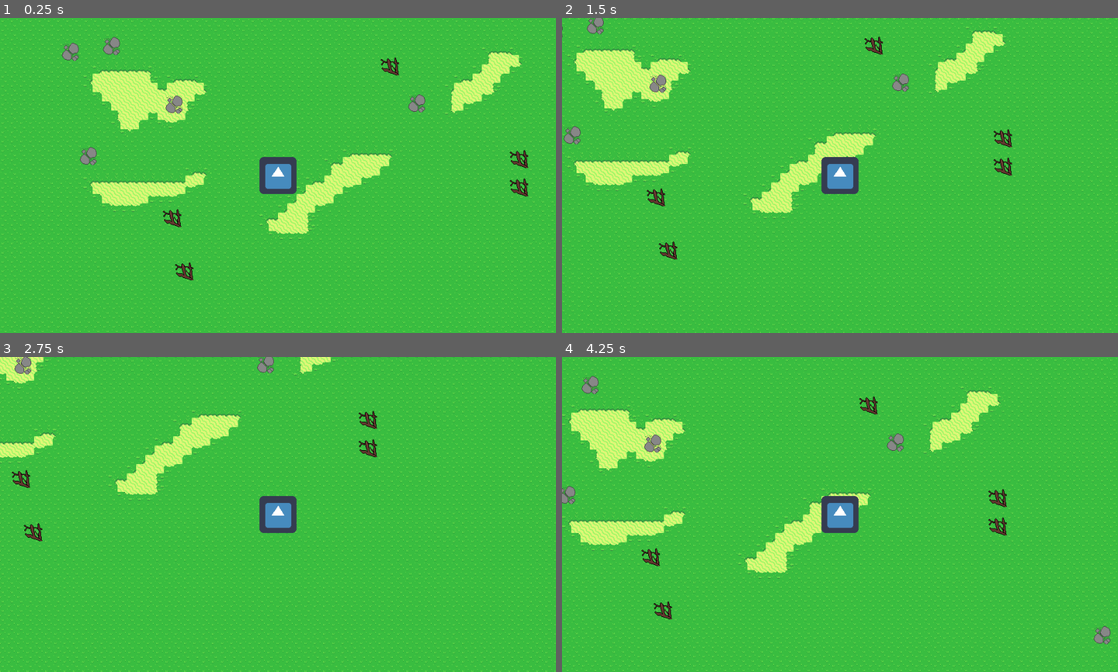
Above: before the commit, frames 1-4 (two rows, left to right).
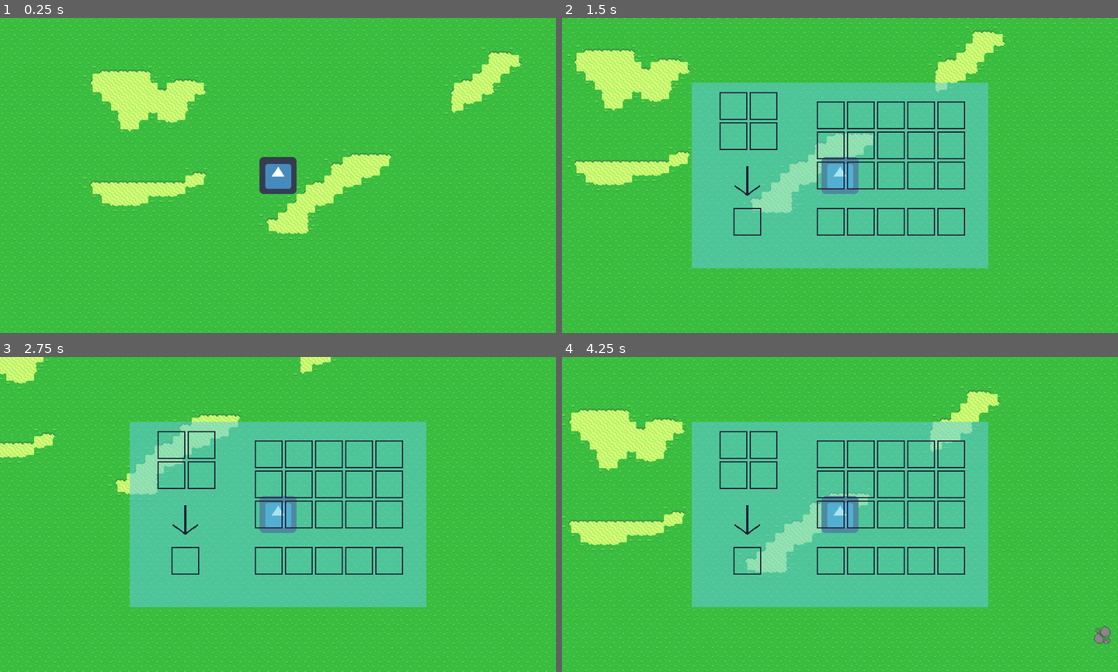
Above: after the commit, the same moments.

Repository: DobryPpz/LeftOnSite
Game: Godot game, scene res://src/Gra.tscn
Same seed, same stepped clock (60 frames per second), same inputs: the game is played once before the commit and once after it. The engine's default icon, where the game draws it, is replaced by a stand-in: a white triangle on a blue panel in a dark square.
Inputs:
- Up to frame 1 (0.25 s): no input
- Up to frame 2 (1.5 s): tap Enter at 0.5 s; hold D (right) 0.53-1.28 s; hold Q (q, bound only after the commit) 0.53-1.28 s; hold S (down) from 1.28 s (still down); tap Space (space) at 1.35 s
- Up to frame 3 (2.75 s): tap Q (q, bound only after the commit) at 1.55 s; release S (down) at 2.03 s; hold D (right) from 2.03 s (still down); hold Q (q, bound only after the commit) from 2.03 s (still down)
- Up to frame 4 (4.25 s): release D (right) at 2.78 s; release Q (q, bound only after the commit) at 2.78 s; hold W (up) 2.78-3.53 s; tap Q (q, bound only after the commit) at 2.85, 3.8 s; hold A (left) from 3.53 s (still down); hold Space (space) from 3.53 s (still down)

The runs differ from the first frame. In frame 1, 1.2% of the frame differs, in the area x 11-95%, y 5-84%; in frame 2, 32%, in the area x 0-81%, y 0-80%; in frame 3, 32%; in frame 4, 32%.

Commit message:
początek pracy nad ekwipunkiem

Diff:
--- a/pliki gry/project.godot
+++ b/pliki gry/project.godot
@@ -22,6 +22,7 @@
 [autoload]
 
 auto_load="*res://src/auto_load.gd"
+zawart_ekwipunku="*res://src/zawart_ekwipunku.gd"
 
 [display]
 
@@ -59,6 +60,11 @@
 "events": [ Object(InputEventKey,"resource_local_to_scene":false,"resource_name":"","device":0,"alt":false,"shift":false,"control":false,"meta":false,"command":false,"pressed":false,"scancode":32,"unicode":0,"echo":false,"script":null)
  ]
 }
+q={
+"deadzone": 0.5,
+"events": [ Object(InputEventKey,"resource_local_to_scene":false,"resource_name":"","device":0,"alt":false,"shift":false,"control":false,"meta":false,"command":false,"pressed":false,"scancode":81,"unicode":0,"echo":false,"script":null)
+ ]
+}
 
 [rendering]
 
--- /dev/null
+++ b/pliki gry/src/Ekwipunek.gd
@@ -0,0 +1,5 @@
+extends Node2D
+
+
+func _ready():
+	position = position + Vector2(-256,-160)
--- /dev/null
+++ b/pliki gry/src/Ekwipunek.tscn
@@ -0,0 +1,689 @@
+[gd_scene load_steps=13 format=2]
+
+[ext_resource path="res://grafika_ekwipunek/arrow.png" type="Texture" id=1]
+[ext_resource path="res://grafika_ekwipunek/okno.png" type="Texture" id=2]
+[ext_resource path="res://grafika_ekwipunek/BG.png" type="Texture" id=3]
+[ext_resource path="res://src/Ekwipunek.gd" type="Script" id=4]
+
+[sub_resource type="StyleBoxTexture" id=1]
+texture = ExtResource( 2 )
+region_rect = Rect2( 0, 0, 64, 64 )
+
+[sub_resource type="RectangleShape2D" id=4]
+extents = Vector2( 16, 16 )
+
+[sub_resource type="StyleBoxTexture" id=5]
+texture = ExtResource( 2 )
+region_rect = Rect2( 0, 0, 64, 64 )
+
+[sub_resource type="RectangleShape2D" id=6]
+extents = Vector2( 16, 16 )
+
+[sub_resource type="StyleBoxTexture" id=2]
+texture = ExtResource( 2 )
+region_rect = Rect2( 0, 0, 64, 64 )
+
+[sub_resource type="RectangleShape2D" id=7]
+extents = Vector2( 16, 16 )
+
+[sub_resource type="StyleBoxTexture" id=3]
+texture = ExtResource( 2 )
+region_rect = Rect2( 0, 0, 64, 64 )
+
+[sub_resource type="RectangleShape2D" id=8]
+extents = Vector2( 16, 16 )
+
+[node name="Ekwipunek" type="Node2D"]
+script = ExtResource( 4 )
+
+[node name="Tlo" type="TextureRect" parent="."]
+margin_right = 512.0
+margin_bottom = 320.0
+texture = ExtResource( 3 )
+__meta__ = {
+"_edit_use_anchors_": false
+}
+
+[node name="Ekwipunek_grid" type="GridContainer" parent="."]
+margin_left = 216.0
+margin_top = 32.0
+margin_right = 480.0
+margin_bottom = 240.0
+columns = 5
+__meta__ = {
+"_edit_use_anchors_": false
+}
+
+[node name="slot1" type="Panel" parent="Ekwipunek_grid"]
+margin_right = 48.0
+margin_bottom = 48.0
+rect_min_size = Vector2( 48, 48 )
+custom_styles/panel = SubResource( 1 )
+
+[node name="Area2D" type="Area2D" parent="Ekwipunek_grid/slot1"]
+
+[node name="CollisionShape2D" type="CollisionShape2D" parent="Ekwipunek_grid/slot1/Area2D"]
+position = Vector2( 24, 24 )
+shape = SubResource( 4 )
+
+[node name="Sprite" type="Sprite" parent="Ekwipunek_grid/slot1"]
+
+[node name="Label" type="Label" parent="Ekwipunek_grid/slot1"]
+margin_left = 24.0
+margin_top = 32.0
+margin_right = 48.0
+margin_bottom = 46.0
+__meta__ = {
+"_edit_use_anchors_": false
+}
+
+[node name="slot2" type="Panel" parent="Ekwipunek_grid"]
+margin_left = 52.0
+margin_right = 100.0
+margin_bottom = 48.0
+rect_min_size = Vector2( 48, 48 )
+custom_styles/panel = SubResource( 1 )
+
+[node name="Area2D" type="Area2D" parent="Ekwipunek_grid/slot2"]
+
+[node name="CollisionShape2D" type="CollisionShape2D" parent="Ekwipunek_grid/slot2/Area2D"]
+position = Vector2( 24, 24 )
+shape = SubResource( 4 )
+
+[node name="Sprite" type="Sprite" parent="Ekwipunek_grid/slot2"]
+
+[node name="Label" type="Label" parent="Ekwipunek_grid/slot2"]
+margin_left = 24.0
+margin_top = 32.0
+margin_right = 48.0
+margin_bottom = 46.0
+__meta__ = {
+"_edit_use_anchors_": false
+}
+
+[node name="slot3" type="Panel" parent="Ekwipunek_grid"]
+margin_left = 104.0
+margin_right = 152.0
+margin_bottom = 48.0
+rect_min_size = Vector2( 48, 48 )
+custom_styles/panel = SubResource( 1 )
+
+[node name="Area2D" type="Area2D" parent="Ekwipunek_grid/slot3"]
+
+[node name="CollisionShape2D" type="CollisionShape2D" parent="Ekwipunek_grid/slot3/Area2D"]
+position = Vector2( 24, 24 )
+shape = SubResource( 4 )
+
+[node name="Sprite" type="Sprite" parent="Ekwipunek_grid/slot3"]
+
+[node name="Label" type="Label" parent="Ekwipunek_grid/slot3"]
+margin_left = 24.0
+margin_top = 32.0
+margin_right = 48.0
+margin_bottom = 46.0
+__meta__ = {
+"_edit_use_anchors_": false
+}
+
+[node name="slot4" type="Panel" parent="Ekwipunek_grid"]
+margin_left = 156.0
+margin_right = 204.0
+margin_bottom = 48.0
+rect_min_size = Vector2( 48, 48 )
+custom_styles/panel = SubResource( 1 )
+
+[node name="Area2D" type="Area2D" parent="Ekwipunek_grid/slot4"]
+
+[node name="CollisionShape2D" type="CollisionShape2D" parent="Ekwipunek_grid/slot4/Area2D"]
+position = Vector2( 24, 24 )
+shape = SubResource( 4 )
+
+[node name="Sprite" type="Sprite" parent="Ekwipunek_grid/slot4"]
+
+[node name="Label" type="Label" parent="Ekwipunek_grid/slot4"]
+margin_left = 24.0
+margin_top = 32.0
+margin_right = 48.0
+margin_bottom = 46.0
+__meta__ = {
+"_edit_use_anchors_": false
+}
+
+[node name="slot5" type="Panel" parent="Ekwipunek_grid"]
+margin_left = 208.0
+margin_right = 256.0
+margin_bottom = 48.0
+rect_min_size = Vector2( 48, 48 )
+custom_styles/panel = SubResource( 1 )
+
+[node name="Area2D" type="Area2D" parent="Ekwipunek_grid/slot5"]
+
+[node name="CollisionShape2D" type="CollisionShape2D" parent="Ekwipunek_grid/slot5/Area2D"]
+position = Vector2( 24, 24 )
+shape = SubResource( 4 )
+
+[node name="Sprite" type="Sprite" parent="Ekwipunek_grid/slot5"]
+
+[node name="Label" type="Label" parent="Ekwipunek_grid/slot5"]
+margin_left = 24.0
+margin_top = 32.0
+margin_right = 48.0
+margin_bottom = 46.0
+__meta__ = {
+"_edit_use_anchors_": false
+}
+
+[node name="slot6" type="Panel" parent="Ekwipunek_grid"]
+margin_top = 52.0
+margin_right = 48.0
+margin_bottom = 100.0
+rect_min_size = Vector2( 48, 48 )
+custom_styles/panel = SubResource( 1 )
+
+[node name="Area2D" type="Area2D" parent="Ekwipunek_grid/slot6"]
+
+[node name="CollisionShape2D" type="CollisionShape2D" parent="Ekwipunek_grid/slot6/Area2D"]
+position = Vector2( 24, 24 )
+shape = SubResource( 4 )
+
+[node name="Sprite" type="Sprite" parent="Ekwipunek_grid/slot6"]
+
+[node name="Label" type="Label" parent="Ekwipunek_grid/slot6"]
+margin_left = 24.0
+margin_top = 32.0
+margin_right = 48.0
+margin_bottom = 46.0
+__meta__ = {
+"_edit_use_anchors_": false
+}
+
+[node name="slot7" type="Panel" parent="Ekwipunek_grid"]
+margin_left = 52.0
+margin_top = 52.0
+margin_right = 100.0
+margin_bottom = 100.0
+rect_min_size = Vector2( 48, 48 )
+custom_styles/panel = SubResource( 1 )
+
+[node name="Area2D" type="Area2D" parent="Ekwipunek_grid/slot7"]
+
+[node name="CollisionShape2D" type="CollisionShape2D" parent="Ekwipunek_grid/slot7/Area2D"]
+position = Vector2( 24, 24 )
+shape = SubResource( 4 )
+
+[node name="Sprite" type="Sprite" parent="Ekwipunek_grid/slot7"]
+
+[node name="Label" type="Label" parent="Ekwipunek_grid/slot7"]
+margin_left = 24.0
+margin_top = 32.0
+margin_right = 48.0
+margin_bottom = 46.0
+__meta__ = {
+"_edit_use_anchors_": false
+}
+
+[node name="slot8" type="Panel" parent="Ekwipunek_grid"]
+margin_left = 104.0
+margin_top = 52.0
+margin_right = 152.0
+margin_bottom = 100.0
+rect_min_size = Vector2( 48, 48 )
+custom_styles/panel = SubResource( 1 )
+
+[node name="Area2D" type="Area2D" parent="Ekwipunek_grid/slot8"]
+
+[node name="CollisionShape2D" type="CollisionShape2D" parent="Ekwipunek_grid/slot8/Area2D"]
+position = Vector2( 24, 24 )
+shape = SubResource( 4 )
+
+[node name="Sprite" type="Sprite" parent="Ekwipunek_grid/slot8"]
+
+[node name="Label" type="Label" parent="Ekwipunek_grid/slot8"]
+margin_left = 24.0
+margin_top = 32.0
+margin_right = 48.0
+margin_bottom = 46.0
+__meta__ = {
+"_edit_use_anchors_": false
+}
+
+[node name="slot9" type="Panel" parent="Ekwipunek_grid"]
+margin_left = 156.0
+margin_top = 52.0
+margin_right = 204.0
+margin_bottom = 100.0
+rect_min_size = Vector2( 48, 48 )
+custom_styles/panel = SubResource( 1 )
+
+[node name="Area2D" type="Area2D" parent="Ekwipunek_grid/slot9"]
+
+[node name="CollisionShape2D" type="CollisionShape2D" parent="Ekwipunek_grid/slot9/Area2D"]
+position = Vector2( 24, 24 )
+shape = SubResource( 4 )
+
+[node name="Sprite" type="Sprite" parent="Ekwipunek_grid/slot9"]
+
+[node name="Label" type="Label" parent="Ekwipunek_grid/slot9"]
+margin_left = 24.0
+margin_top = 32.0
+margin_right = 48.0
+margin_bottom = 46.0
+__meta__ = {
+"_edit_use_anchors_": false
+}
+
+[node name="slot10" type="Panel" parent="Ekwipunek_grid"]
+margin_left = 208.0
+margin_top = 52.0
+margin_right = 256.0
+margin_bottom = 100.0
+rect_min_size = Vector2( 48, 48 )
+custom_styles/panel = SubResource( 1 )
+
+[node name="Area2D" type="Area2D" parent="Ekwipunek_grid/slot10"]
+
+[node name="CollisionShape2D" type="CollisionShape2D" parent="Ekwipunek_grid/slot10/Area2D"]
+position = Vector2( 24, 24 )
+shape = SubResource( 4 )
+
+[node name="Sprite" type="Sprite" parent="Ekwipunek_grid/slot10"]
+
+[node name="Label" type="Label" parent="Ekwipunek_grid/slot10"]
+margin_left = 24.0
+margin_top = 32.0
+margin_right = 48.0
+margin_bottom = 46.0
+__meta__ = {
+"_edit_use_anchors_": false
+}
+
+[node name="slot11" type="Panel" parent="Ekwipunek_grid"]
+margin_top = 104.0
+margin_right = 48.0
+margin_bottom = 152.0
+rect_min_size = Vector2( 48, 48 )
+custom_styles/panel = SubResource( 1 )
+
+[node name="Area2D" type="Area2D" parent="Ekwipunek_grid/slot11"]
+
+[node name="CollisionShape2D" type="CollisionShape2D" parent="Ekwipunek_grid/slot11/Area2D"]
+position = Vector2( 24, 24 )
+shape = SubResource( 4 )
+
+[node name="Sprite" type="Sprite" parent="Ekwipunek_grid/slot11"]
+
+[node name="Label" type="Label" parent="Ekwipunek_grid/slot11"]
+margin_left = 24.0
+margin_top = 32.0
+margin_right = 48.0
+margin_bottom = 46.0
+__meta__ = {
+"_edit_use_anchors_": false
+}
+
+[node name="slot12" type="Panel" parent="Ekwipunek_grid"]
+margin_left = 52.0
+margin_top = 104.0
+margin_right = 100.0
+margin_bottom = 152.0
+rect_min_size = Vector2( 48, 48 )
+custom_styles/panel = SubResource( 1 )
+
+[node name="Area2D" type="Area2D" parent="Ekwipunek_grid/slot12"]
+
+[node name="CollisionShape2D" type="CollisionShape2D" parent="Ekwipunek_grid/slot12/Area2D"]
+position = Vector2( 24, 24 )
+shape = SubResource( 4 )
+
+[node name="Sprite" type="Sprite" parent="Ekwipunek_grid/slot12"]
+
+[node name="Label" type="Label" parent="Ekwipunek_grid/slot12"]
+margin_left = 24.0
+margin_top = 32.0
+margin_right = 48.0
+margin_bottom = 46.0
+__meta__ = {
+"_edit_use_anchors_": false
+}
+
+[node name="slot13" type="Panel" parent="Ekwipunek_grid"]
+margin_left = 104.0
+margin_top = 104.0
+margin_right = 152.0
+margin_bottom = 152.0
+rect_min_size = Vector2( 48, 48 )
+custom_styles/panel = SubResource( 1 )
+
+[node name="Area2D" type="Area2D" parent="Ekwipunek_grid/slot13"]
+
+[node name="CollisionShape2D" type="CollisionShape2D" parent="Ekwipunek_grid/slot13/Area2D"]
+position = Vector2( 24, 24 )
+shape = SubResource( 4 )
+
+[node name="Sprite" type="Sprite" parent="Ekwipunek_grid/slot13"]
+
+[node name="Label" type="Label" parent="Ekwipunek_grid/slot13"]
+margin_left = 24.0
+margin_top = 32.0
+margin_right = 48.0
+margin_bottom = 46.0
+__meta__ = {
+"_edit_use_anchors_": false
+}
+
+[node name="slot14" type="Panel" parent="Ekwipunek_grid"]
+margin_left = 156.0
+margin_top = 104.0
+margin_right = 204.0
+margin_bottom = 152.0
+rect_min_size = Vector2( 48, 48 )
+custom_styles/panel = SubResource( 1 )
+
+[node name="Area2D" type="Area2D" parent="Ekwipunek_grid/slot14"]
+
+[node name="CollisionShape2D" type="CollisionShape2D" parent="Ekwipunek_grid/slot14/Area2D"]
+position = Vector2( 24, 24 )
+shape = SubResource( 4 )
+
+[node name="Sprite" type="Sprite" parent="Ekwipunek_grid/slot14"]
+
+[node name="Label" type="Label" parent="Ekwipunek_grid/slot14"]
+margin_left = 24.0
+margin_top = 32.0
+margin_right = 48.0
+margin_bottom = 46.0
+__meta__ = {
+"_edit_use_anchors_": false
+}
+
+[node name="slot15" type="Panel" parent="Ekwipunek_grid"]
+margin_left = 208.0
+margin_top = 104.0
+margin_right = 256.0
+margin_bottom = 152.0
+rect_min_size = Vector2( 48, 48 )
+custom_styles/panel = SubResource( 1 )
+
+[node name="Area2D" type="Area2D" parent="Ekwipunek_grid/slot15"]
+
+[node name="CollisionShape2D" type="CollisionShape2D" parent="Ekwipunek_grid/slot15/Area2D"]
+position = Vector2( 24, 24 )
+shape = SubResource( 4 )
+
+[node name="Sprite" type="Sprite" parent="Ekwipunek_grid/slot15"]
+
+[node name="Label" type="Label" parent="Ekwipunek_grid/slot15"]
+margin_left = 24.0
+margin_top = 32.0
+margin_right = 48.0
+margin_bottom = 46.0
+__meta__ = {
+"_edit_use_anchors_": false
+}
+
+[node name="Pasek_grid" type="GridContainer" parent="."]
+margin_left = 216.0
+margin_top = 216.0
+margin_right = 504.0
+margin_bottom = 264.0
+columns = 5
+__meta__ = {
+"_edit_use_anchors_": false
+}
+
+[node name="slot1" type="Panel" parent="Pasek_grid"]
+margin_right = 48.0
+margin_bottom = 48.0
+rect_min_size = Vector2( 48, 48 )
+custom_styles/panel = SubResource( 5 )
+
+[node name="Area2D" type="Area2D" parent="Pasek_grid/slot1"]
+
+[node name="CollisionShape2D" type="CollisionShape2D" parent="Pasek_grid/slot1/Area2D"]
+position = Vector2( 24, 24 )
+shape = SubResource( 6 )
+
+[node name="Sprite" type="Sprite" parent="Pasek_grid/slot1"]
+
+[node name="Label" type="Label" parent="Pasek_grid/slot1"]
+margin_left = 24.0
+margin_top = 32.0
+margin_right = 48.0
+margin_bottom = 46.0
+__meta__ = {
+"_edit_use_anchors_": false
+}
+
+[node name="slot2" type="Panel" parent="Pasek_grid"]
+margin_left = 52.0
+margin_right = 100.0
+margin_bottom = 48.0
+rect_min_size = Vector2( 48, 48 )
+custom_styles/panel = SubResource( 5 )
+
+[node name="Area2D" type="Area2D" parent="Pasek_grid/slot2"]
+
+[node name="CollisionShape2D" type="CollisionShape2D" parent="Pasek_grid/slot2/Area2D"]
+position = Vector2( 24, 24 )
+shape = SubResource( 6 )
+
+[node name="Sprite" type="Sprite" parent="Pasek_grid/slot2"]
+
+[node name="Label" type="Label" parent="Pasek_grid/slot2"]
+margin_left = 20.0
+margin_top = 32.0
+margin_right = 44.0
+margin_bottom = 46.0
+__meta__ = {
+"_edit_use_anchors_": false
+}
+
+[node name="slot3" type="Panel" parent="Pasek_grid"]
+margin_left = 104.0
+margin_right = 152.0
+margin_bottom = 48.0
+rect_min_size = Vector2( 48, 48 )
+custom_styles/panel = SubResource( 5 )
+
+[node name="Area2D" type="Area2D" parent="Pasek_grid/slot3"]
+
+[node name="CollisionShape2D" type="CollisionShape2D" parent="Pasek_grid/slot3/Area2D"]
+position = Vector2( 24, 24 )
+shape = SubResource( 6 )
+
+[node name="Sprite" type="Sprite" parent="Pasek_grid/slot3"]
+
+[node name="Label" type="Label" parent="Pasek_grid/slot3"]
+margin_left = 24.0
+margin_top = 32.0
+margin_right = 48.0
+margin_bottom = 46.0
+__meta__ = {
+"_edit_use_anchors_": false
+}
+
+[node name="slot4" type="Panel" parent="Pasek_grid"]
+margin_left = 156.0
+margin_right = 204.0
+margin_bottom = 48.0
+rect_min_size = Vector2( 48, 48 )
+custom_styles/panel = SubResource( 5 )
+
+[node name="Area2D" type="Area2D" parent="Pasek_grid/slot4"]
+
+[node name="CollisionShape2D" type="CollisionShape2D" parent="Pasek_grid/slot4/Area2D"]
+position = Vector2( 24, 24 )
+shape = SubResource( 6 )
+
+[node name="Sprite" type="Sprite" parent="Pasek_grid/slot4"]
+
+[node name="Label" type="Label" parent="Pasek_grid/slot4"]
+margin_left = 20.0
+margin_top = 32.0
+margin_right = 44.0
+margin_bottom = 46.0
+__meta__ = {
+"_edit_use_anchors_": false
+}
+
+[node name="slot5" type="Panel" parent="Pasek_grid"]
+margin_left = 208.0
+margin_right = 256.0
+margin_bottom = 48.0
+rect_min_size = Vector2( 48, 48 )
+custom_styles/panel = SubResource( 5 )
+
+[node name="Area2D" type="Area2D" parent="Pasek_grid/slot5"]
+
+[node name="CollisionShape2D" type="CollisionShape2D" parent="Pasek_grid/slot5/Area2D"]
+position = Vector2( 24, 24 )
+shape = SubResource( 6 )
+
+[node name="Sprite" type="Sprite" parent="Pasek_grid/slot5"]
+
+[node name="Label" type="Label" parent="Pasek_grid/slot5"]
+margin_left = 24.0
+margin_top = 32.0
+margin_right = 48.0
+margin_bottom = 46.0
+__meta__ = {
+"_edit_use_anchors_": false
+}
+
+[node name="Crafting_grid" type="GridContainer" parent="."]
+margin_left = 48.0
+margin_top = 16.0
+margin_right = 168.0
+margin_bottom = 128.0
+columns = 2
+__meta__ = {
+"_edit_use_anchors_": false
+}
+
+[node name="slot1" type="Panel" parent="Crafting_grid"]
+margin_right = 48.0
+margin_bottom = 48.0
+rect_min_size = Vector2( 48, 48 )
+custom_styles/panel = SubResource( 2 )
+
+[node name="Area2D" type="Area2D" parent="Crafting_grid/slot1"]
+
+[node name="CollisionShape2D" type="CollisionShape2D" parent="Crafting_grid/slot1/Area2D"]
+position = Vector2( 24, 24 )
+shape = SubResource( 7 )
+
+[node name="Sprite" type="Sprite" parent="Crafting_grid/slot1"]
+
+[node name="Label" type="Label" parent="Crafting_grid/slot1"]
+margin_left = 24.0
+margin_top = 32.0
+margin_right = 48.0
+margin_bottom = 46.0
+__meta__ = {
+"_edit_use_anchors_": false
+}
+
+[node name="slot2" type="Panel" parent="Crafting_grid"]
+margin_left = 52.0
+margin_right = 100.0
+margin_bottom = 48.0
+rect_min_size = Vector2( 48, 48 )
+custom_styles/panel = SubResource( 2 )
+
+[node name="Area2D" type="Area2D" parent="Crafting_grid/slot2"]
+
+[node name="CollisionShape2D" type="CollisionShape2D" parent="Crafting_grid/slot2/Area2D"]
+position = Vector2( 24, 24 )
+shape = SubResource( 7 )
+
+[node name="Sprite" type="Sprite" parent="Crafting_grid/slot2"]
+
+[node name="Label" type="Label" parent="Crafting_grid/slot2"]
+margin_left = 24.0
+margin_top = 32.0
+margin_right = 48.0
+margin_bottom = 46.0
+__meta__ = {
+"_edit_use_anchors_": false
+}
+
+[node name="slot3" type="Panel" parent="Crafting_grid"]
+margin_top = 52.0
+margin_right = 48.0
+margin_bottom = 100.0
+rect_min_size = Vector2( 48, 48 )
+custom_styles/panel = SubResource( 2 )
+
+[node name="Area2D" type="Area2D" parent="Crafting_grid/slot3"]
+
+[node name="CollisionShape2D" type="CollisionShape2D" parent="Crafting_grid/slot3/Area2D"]
+position = Vector2( 24, 24 )
+shape = SubResource( 7 )
+
+[node name="Sprite" type="Sprite" parent="Crafting_grid/slot3"]
+
+[node name="Label" type="Label" parent="Crafting_grid/slot3"]
+margin_left = 24.0
+margin_top = 32.0
+margin_right = 48.0
+margin_bottom = 46.0
+__meta__ = {
+"_edit_use_anchors_": false
+}
+
+[node name="slot4" type="Panel" parent="Crafting_grid"]
+margin_left = 52.0
+margin_top = 52.0
+margin_right = 100.0
+margin_bottom = 100.0
+rect_min_size = Vector2( 48, 48 )
+custom_styles/panel = SubResource( 2 )
+
+[node name="Area2D" type="Area2D" parent="Crafting_grid/slot4"]
+
+[node name="CollisionShape2D" type="CollisionShape2D" parent="Crafting_grid/slot4/Area2D"]
+position = Vector2( 24, 24 )
+shape = SubResource( 7 )
+
+[node name="Sprite" type="Sprite" parent="Crafting_grid/slot4"]
+
+[node name="Label" type="Label" parent="Crafting_grid/slot4"]
+margin_left = 24.0
+margin_top = 32.0
+margin_right = 48.0
+margin_bottom = 46.0
+__meta__ = {
+"_edit_use_anchors_": false
+}
+
+[node name="Produkt" type="Panel" parent="."]
+margin_left = 72.0
+margin_top = 216.0
+margin_right = 120.0
+margin_bottom = 264.0
+custom_styles/panel = SubResource( 3 )
+__meta__ = {
+"_edit_use_anchors_": false
+}
+
+[node name="Area2D" type="Area2D" parent="Produkt"]
+
+[node name="CollisionShape2D" type="CollisionShape2D" parent="Produkt/Area2D"]
+position = Vector2( 24, 24 )
+shape = SubResource( 8 )
+
+[node name="Sprite" type="Sprite" parent="Produkt"]
+
+[node name="Label" type="Label" parent="Produkt"]
+margin_right = 40.0
+margin_bottom = 14.0
+
+[node name="arrow" type="TextureRect" parent="."]
+margin_left = 64.0
+margin_top = 144.0
+margin_right = 128.0
+margin_bottom = 208.0
+texture = ExtResource( 1 )
+__meta__ = {
+"_edit_use_anchors_": false
+}
--- a/pliki gry/src/Gracz.gd
+++ b/pliki gry/src/Gracz.gd
@@ -1,9 +1,15 @@
 extends KinematicBody2D
+
+var ekwipunek_flag : bool = false
 
 func _ready():
 	position = Vector2(get_viewport().size/2)
 
 func _physics_process(delta):
+#	if(ekwipunek_flag):
+#		if(Input.is_action_pressed("q")):
+#			ekwipunek_flag = false
+#			print(get_child(7).free())
 	if(Input.is_action_pressed("up")):
 		move_and_slide(Vector2(0,-180))
 	if(Input.is_action_pressed("down")):
@@ -12,3 +18,12 @@
 		move_and_slide(Vector2(-180,0))
 	if(Input.is_action_pressed("right")):
 		move_and_slide(Vector2(180,0))
+	if(Input.is_action_just_pressed("q")):
+		if(!ekwipunek_flag):#otwieram ekwipunek
+			var ekwipunek = load("res://src/Ekwipunek.tscn")
+			ekwipunek = ekwipunek.instance()
+			get_parent().get_node("Gracz").add_child(ekwipunek)
+			ekwipunek_flag = true
+		else:
+			ekwipunek_flag = false
+			get_child(7).free()#zamykam ekwipunek
--- /dev/null
+++ b/pliki gry/src/Item.tscn
@@ -0,0 +1,3 @@
+[gd_scene format=2]
+
+[node name="Item" type="Node2D"]
--- a/pliki gry/src/Kamien.gd
+++ b/pliki gry/src/Kamien.gd
@@ -1,4 +1,7 @@
 extends Node2D
+
+var tag = "kamien"
+var path_texture = "res://src/grafika_otoczenie/kamienie.png"
 
 func _on_Area2D_body_entered(body):
 	set_process(true)
--- a/pliki gry/src/Patyk.gd
+++ b/pliki gry/src/Patyk.gd
@@ -1,4 +1,7 @@
 extends Node2D
+
+var tag = "patyk"
+var path_texture = "res://src/grafika_otoczenie/patyki.png"
 
 func _on_Area2D_body_entered(body):
 	set_process(true)
--- a/pliki gry/src/kamienie.gd
+++ b/pliki gry/src/kamienie.gd
@@ -3,10 +3,11 @@
 var rng = RandomNumberGenerator.new()
 
 func _ready():
-	rng.randomize()
-	var scena_kamieni = load("res://src/Kamien.tscn")
-	var ile_sztuk = rng.randi_range(1,5)
-	for i in range(1,ile_sztuk+1):
-		var node = scena_kamieni.instance()
-		node.position = Vector2(rng.randi_range(1,get_viewport().size.x),rng.randi_range(1,get_viewport().size.y))
-		add_child(node)
+#	rng.randomize()
+#	var scena_kamieni = load("res://src/Kamien.tscn")
+#	var ile_sztuk = rng.randi_range(1,5)
+#	for i in range(1,ile_sztuk+1):
+#		var node = scena_kamieni.instance()
+#		node.position = Vector2(rng.randi_range(1,get_viewport().size.x),rng.randi_range(1,get_viewport().size.y))
+#		add_child(node)
+	pass
--- a/pliki gry/src/patyki.gd
+++ b/pliki gry/src/patyki.gd
@@ -3,10 +3,11 @@
 var rng = RandomNumberGenerator.new()
 
 func _ready():
-	rng.randomize()
-	var scena_patykow = load("res://src/Patyk.tscn")
-	var ile_sztuk = rng.randi_range(1,5)
-	for i in range(1,ile_sztuk+1):
-		var node = scena_patykow.instance()
-		node.position = Vector2(rng.randi_range(1,get_viewport().size.x),rng.randi_range(1,get_viewport().size.y))
-		add_child(node)
+#	rng.randomize()
+#	var scena_patykow = load("res://src/Patyk.tscn")
+#	var ile_sztuk = rng.randi_range(1,5)
+#	for i in range(1,ile_sztuk+1):
+#		var node = scena_patykow.instance()
+#		node.position = Vector2(rng.randi_range(1,get_viewport().size.x),rng.randi_range(1,get_viewport().size.y))
+#		add_child(node)
+	pass
--- /dev/null
+++ b/pliki gry/src/zawart_ekwipunku.gd
@@ -0,0 +1,31 @@
+extends Node
+
+var slot_1 = []
+var slot_2 = []
+var slot_3 = []
+var slot_4 = []
+var slot_5 = []
+var slot_6 = []
+var slot_7 = []
+var slot_8 = []
+var slot_9 = []
+var slot_10 = []
+var slot_11 = []
+var slot_12 = []
+var slot_13 = []
+var slot_14 = []
+var slot_15 = []
+
+var slot_pasek_1 = []
+var slot_pasek_2 = []
+var slot_pasek_3 = []
+var slot_pasek_4 = []
+var slot_pasek_5 = []
+
+var slot_crafting_1 = []
+var slot_crafting_2 = []
+var slot_crafting_3 = []
+var slot_crafting_4 = []
+
+func _ready():
+	pass
Binary file added: pliki gry/grafika_ekwipunek/BG.png
Not shown, added: pliki gry/grafika_ekwipunek/BG.png.import
Binary file added: pliki gry/grafika_ekwipunek/arrow.png
Not shown, added: pliki gry/grafika_ekwipunek/arrow.png.import
Binary file added: pliki gry/grafika_ekwipunek/okno.png
Not shown, added: pliki gry/grafika_ekwipunek/okno.png.import
Not shown: 2 places in pliki gry/src/Gra.tscn that only renumber resources
Not shown, added: .~lock.problemy.odt#
Not shown, added: problemy.odt
